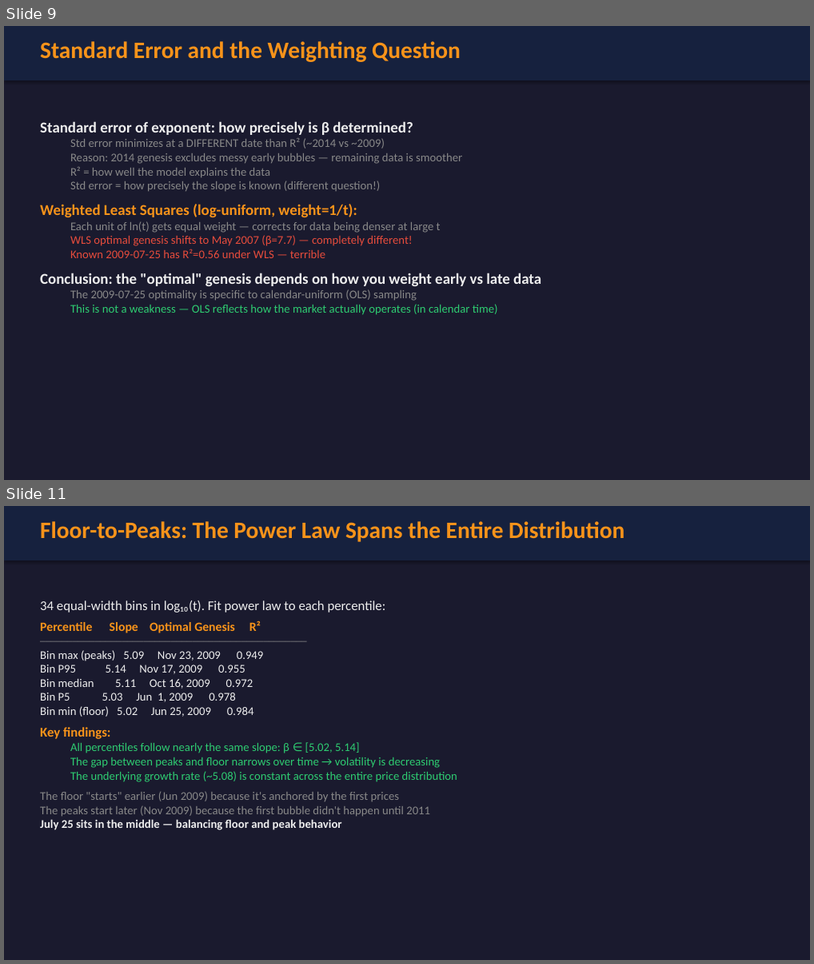
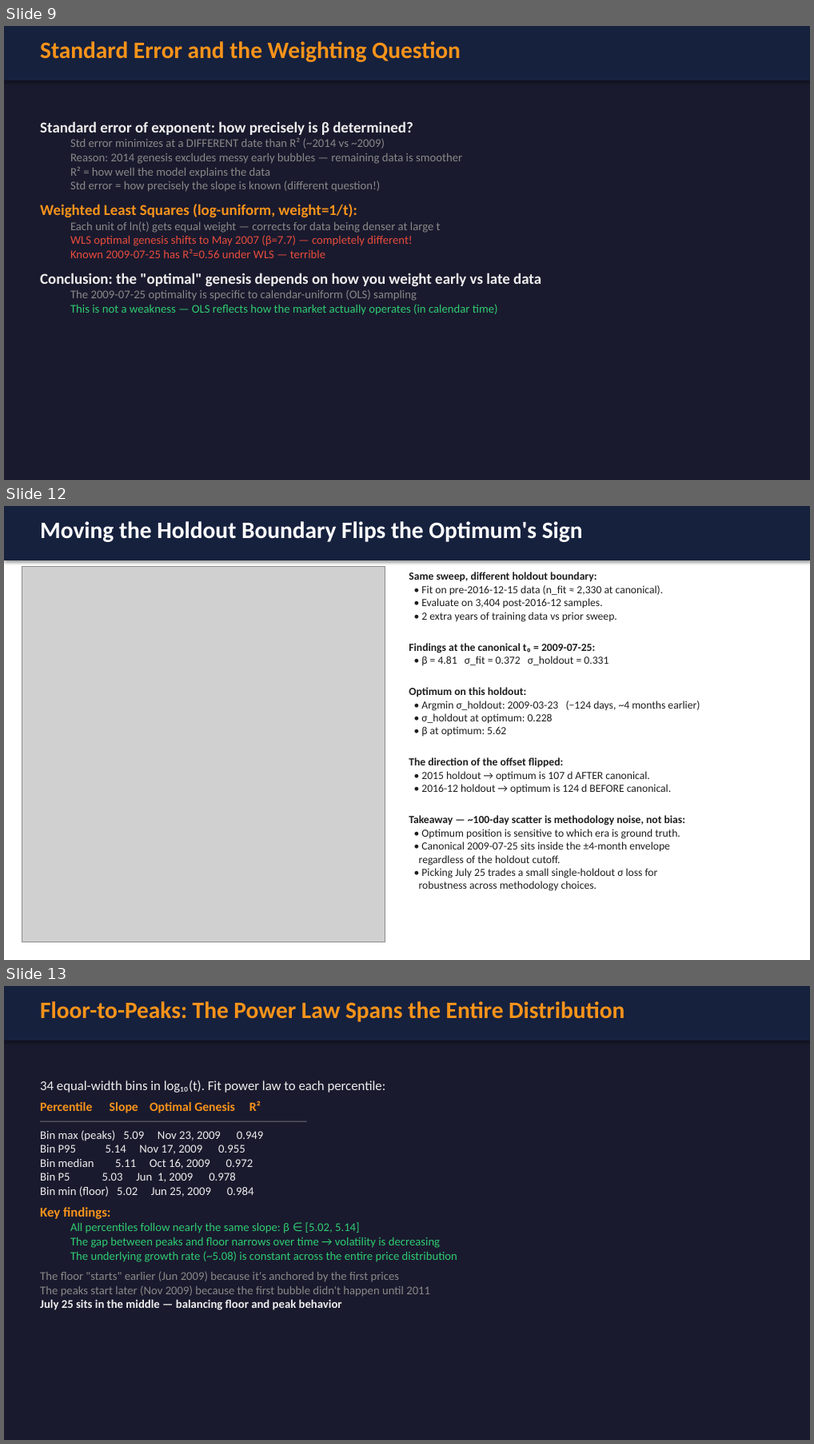
Before and after one commit to bg002h/quantoshi, a slide deck: bitcoin_decomposition.pptx. Shown one above the other, each under a label of ours: slides 9 and 11 before the commit, slides 9, 12 and 13 after it; the slides between them are not shown. The pictures are 814x964 and 814x1444 pixels, drawn with LibreOffice and Linux fonts; fonts in the diff are those of the drawing; grey boxes stand for pictures. Boxes give left, top, right and bottom in pixels: in the first picture for what was removed or moved away, otherwise in the second. Text is boxed around its words. In the diff, an @@ line names an element or a change of style, - is before the commit and + after.

```diff
--- a/bitcoin_decomposition.pptx
+++ b/bitcoin_decomposition.pptx
@@ slide 12 added at [4,506,810,960], background #FFFFFF @@
@@ rectangle added at [4,506,810,560], fill #16213E @@
@@ text added at [40,521,583,542], 28 pt, text #FFFFFF, bold @@
+Moving the Holdout Boundary Flips the Optimum's Sign
@@ picture added at [22,567,385,941] @@
@@ text added at [409,572,700,891], 13 pt, text #1E1E1E @@
+Same sweep, different holdout boundary:
+• Fit on pre-2016-12-15 data (n_fit ≈ 2,330 at canonical).
+• Evaluate on 3,404 post-2016-12 samples.
+• 2 extra years of training data vs prior sweep.
+Findings at the canonical t₀ = 2009-07-25:
+• β = 4.81 σ_fit = 0.372 σ_holdout = 0.331
+Optimum on this holdout:
+• Argmin σ_holdout: 2009-03-23 (−124 days, ~4 months earlier)
+• σ_holdout at optimum: 0.228
+• β at optimum: 5.62
+The direction of the offset flipped:
+• 2015 holdout → optimum is 107 d AFTER canonical.
+• 2016-12 holdout → optimum is 124 d BEFORE canonical.
+Takeaway — ~100-day scatter is methodology noise, not bias:
+• Optimum position is sensitive to which era is ground truth.
+• Canonical 2009-07-25 sits inside the ±4-month envelope
+regardless of the holdout cutoff.
+• Picking July 25 trades a small single-holdout σ loss for
+robustness across methodology choices.
@@ what was slide 11 is now slide 13 @@
```
Also in this commit, not shown: 1 slide changed, 1 other slide added, 3 other files.
